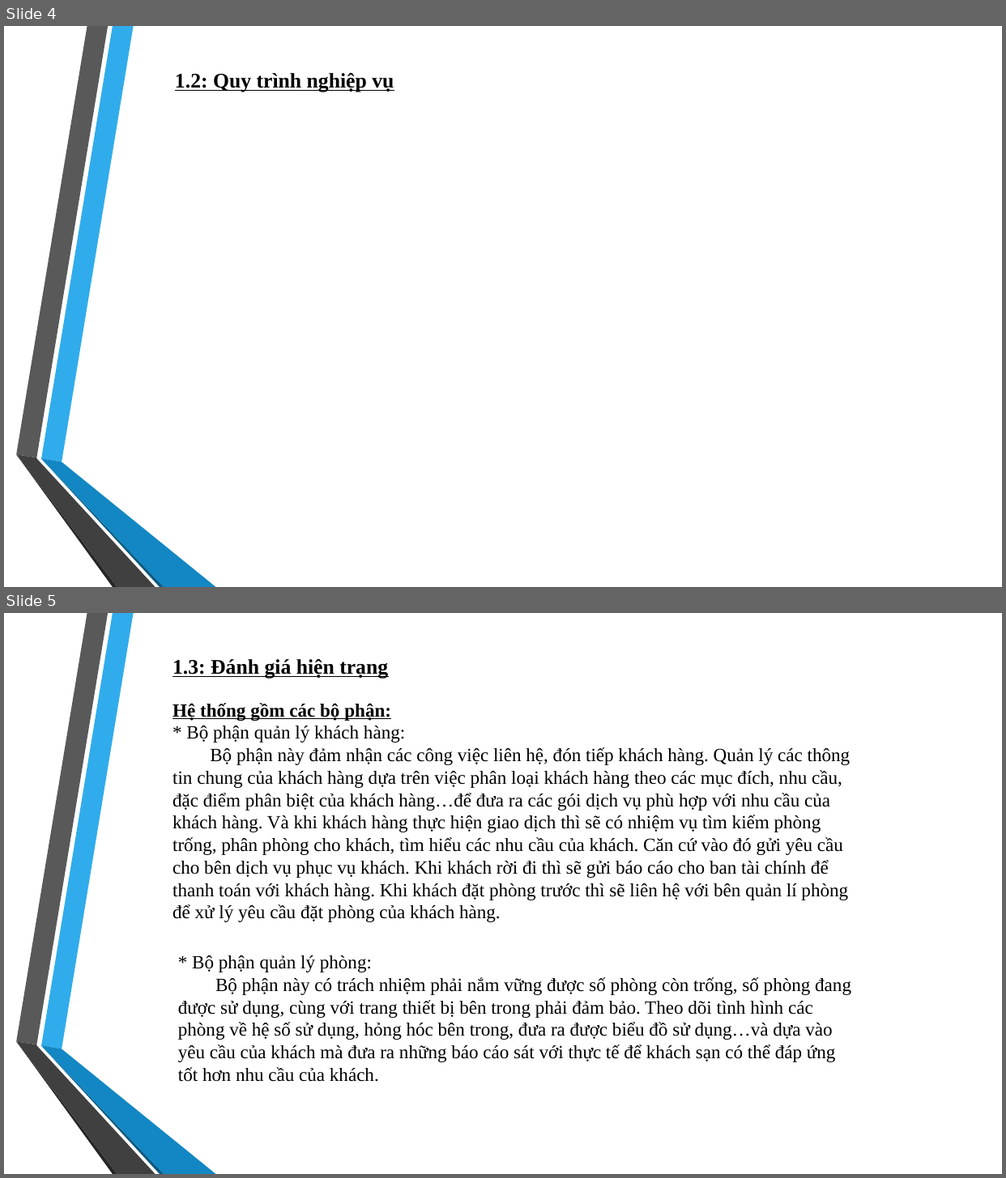
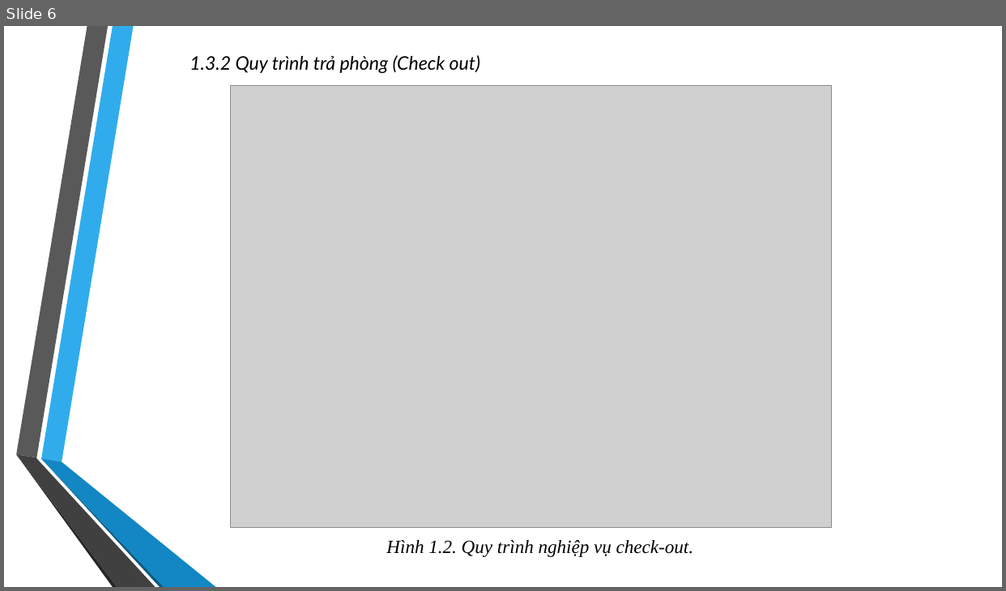
Before and after one commit to DaemonZZ/pttkht, a slide deck: QLKS.pptx. Shown one above the other, each under a label of ours: slides 4 and 5 before the commit, slide 6 after it. The pictures are 1006x1178 and 1006x591 pixels, drawn with LibreOffice and Linux fonts; fonts in the diff are those of the drawing; grey boxes stand for pictures; background and template pictures are left out. Boxes give left, top, right and bottom in pixels: in the first picture for what was removed or moved away, otherwise in the second. Text is boxed around its words. In the diff, an @@ line names an element or a change of style, - is before the commit and + after.

```diff
--- a/QLKS.pptx
+++ b/QLKS.pptx
@@ slide 5 removed at <box>4,613,1002,1174</box>, background picture (left out); not listed: 6 template elements that a slide beside it also shows @@
@@ text removed at <box>172,659,388,679</box> @@
-1.3: Đánh giá hiện trạng
@@ text removed at <box>172,703,850,922</box> @@
-Hệ thống gồm các bộ phận:
-* Bộ phận quản lý khách hàng:
-Bộ phận này đảm nhận các công việc liên hệ, đón tiếp khách hàng. Quản lý các thông tin chung của khách hàng dựa trên việc phân loại khách hàng theo các mục đích, nhu cầu, đặc điểm phân biệt của khách hàng…để đưa ra các gói dịch vụ phù hợp với nhu cầu của khách hàng. Và khi khách hàng thực hiện giao dịch thì sẽ có nhiệm vụ tìm kiếm phòng trống, phân phòng cho khách, tìm hiểu các nhu cầu của khách. Căn cứ vào đó gửi yêu cầu cho bên dịch vụ phục vụ khách. Khi khách rời đi thì sẽ gửi báo cáo cho ban tài chính để thanh toán với khách hàng. Khi khách đặt phòng trước thì sẽ liên hệ với bên quản lí phòng để xử lý yêu cầu đặt phòng của khách hàng.
@@ text removed at <box>178,956,851,1082</box> @@
-* Bộ phận quản lý phòng:
-Bộ phận này có trách nhiệm phải nắm vững được số phòng còn trống, số phòng đang được sử dụng, cùng với trang thiết bị bên trong phải đảm bảo. Theo dõi tình hình các phòng về hệ số sử dụng, hỏng hóc bên trong, đưa ra được biểu đồ sử dụng…và dựa vào yêu cầu của khách mà đưa ra những báo cáo sát với thực tế để khách sạn có thể đáp ứng tốt hơn nhu cầu của khách.
@@ what was slide 4 is now slide 6 @@
@@ slide 6 changed as well @@
@@ text added at <box>189,55,480,74</box>, 18 pt, text #000000, italic @@
+1.3.2 Quy trình trả phòng (Check out)
@@ picture added at <box>231,86,832,528</box> @@
@@ text at <box>386,540,693,557</box>: text changed; size 20 to 18 pt; bold off; italic on @@
-1.2: Quy trình nghiệp vụ
+Hình 1.2. Quy trình nghiệp vụ check-out.
```
Also in this commit, not shown: 5 other slides changed, 29 slides added, 8 other slides removed, 3 other files.
